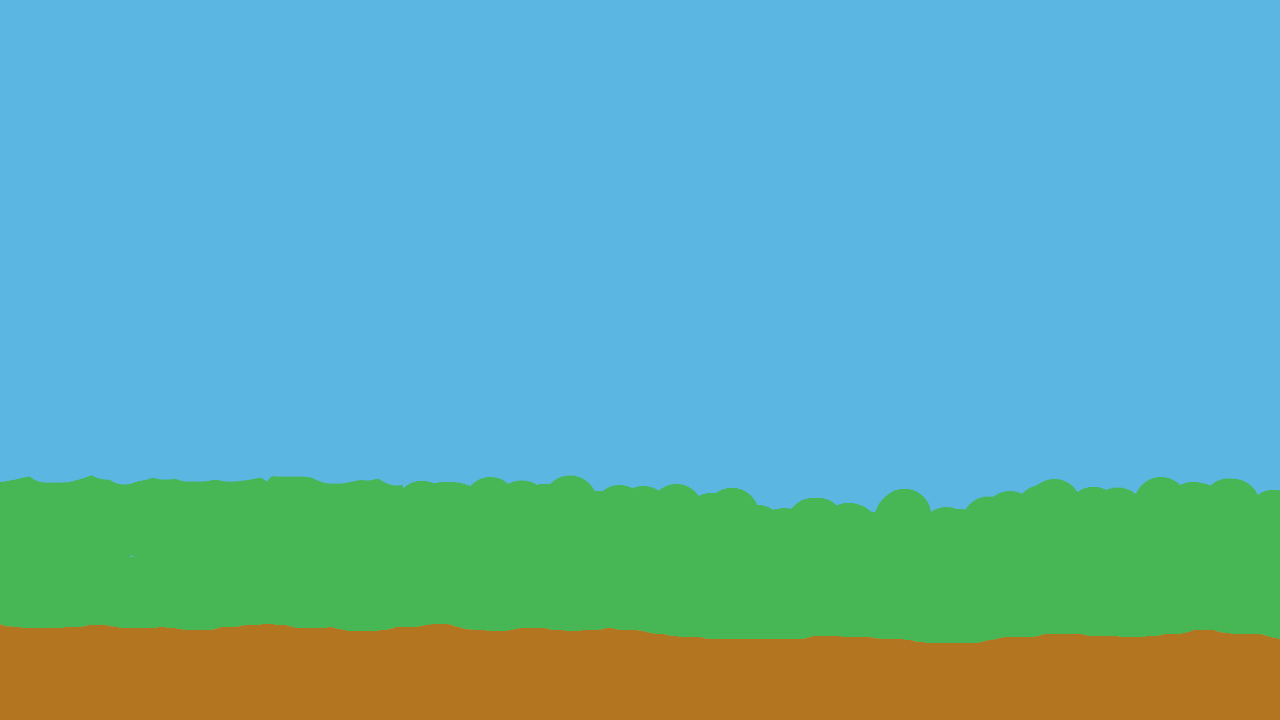
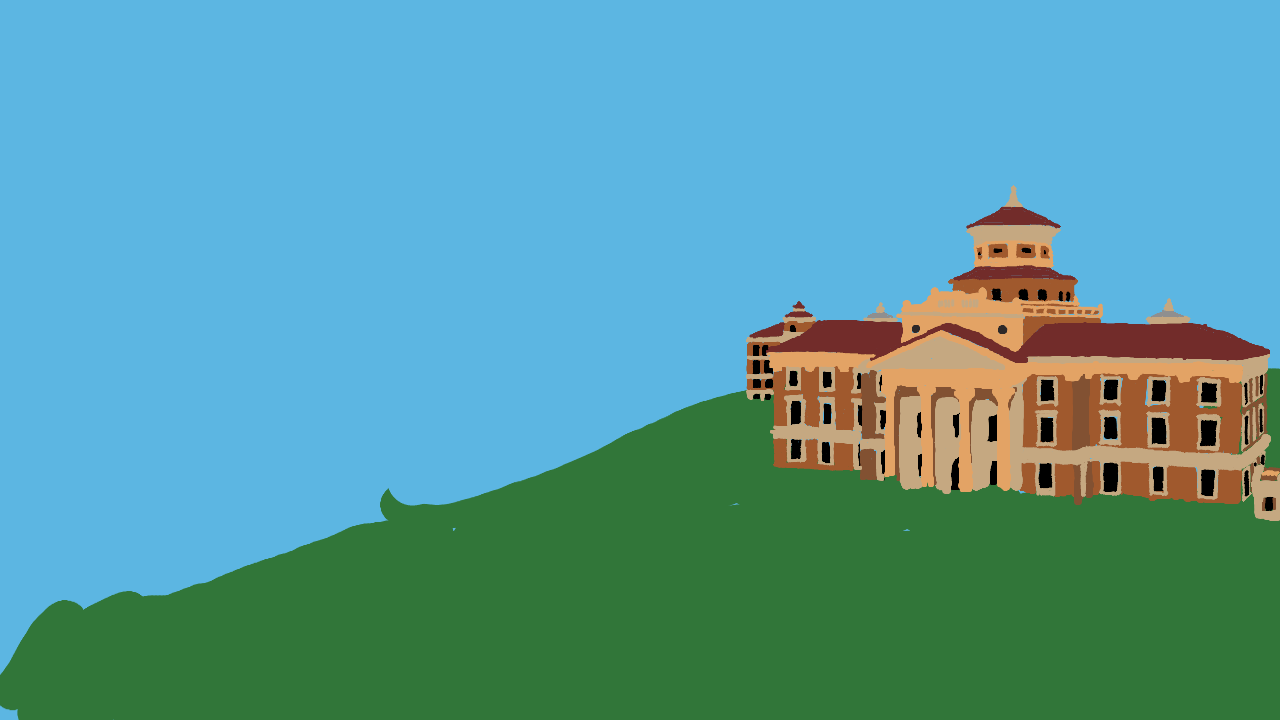
Revision of a layered 1280 x 720 image; what changed, layer by layer:
removed layer "grass" over <box>0,475,1280,720</box>
painted on "grass #1" over <box>0,484,1280,720</box>
renamed "sky" to "sky copy", moved it below "Pasted Layer" over <box>0,185,1280,720</box>
